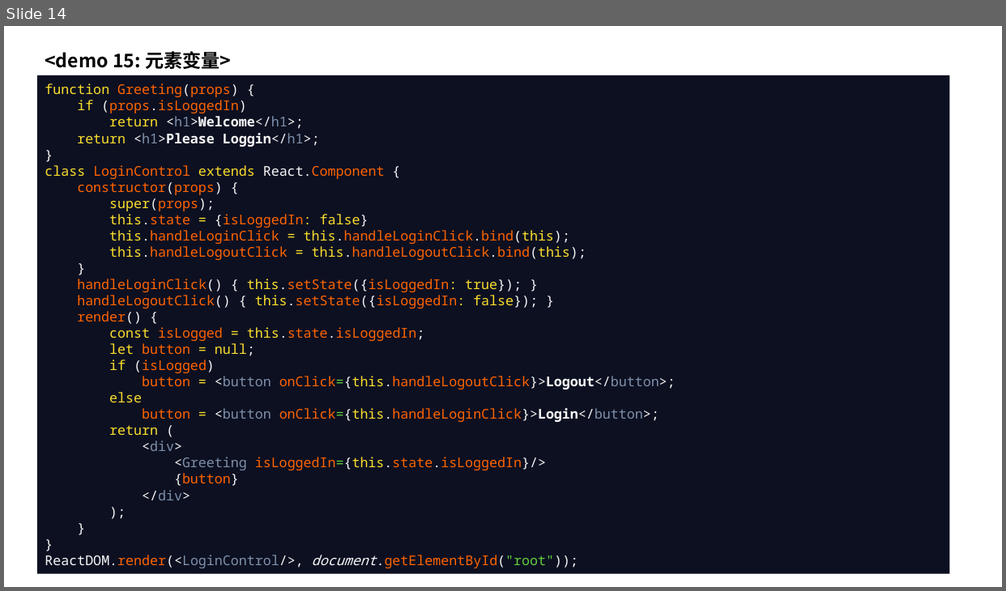
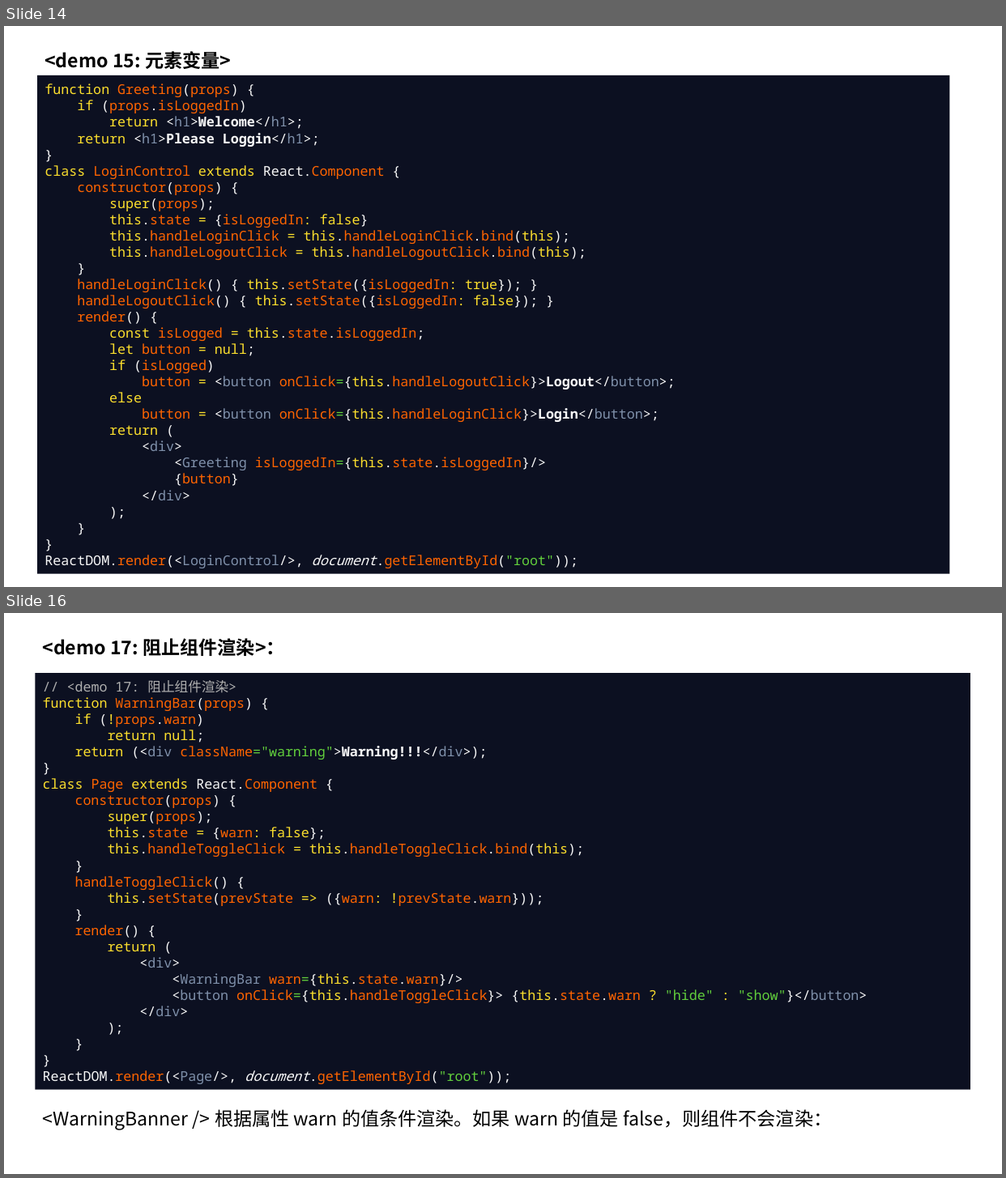
Before and after one commit to magicGemini/helloReactJS, a slide deck: ppt/ReactJS.pptx. Shown one above the other, each under a label of ours: slide 14 before the commit, slides 14 and 16 after it; the slides between them are not shown. The pictures are 1006x591 and 1006x1178 pixels, drawn with LibreOffice and Linux fonts; fonts in the diff are those of the drawing. Boxes give left, top, right and bottom in pixels: in the first picture for what was removed or moved away, otherwise in the second. Text is boxed around its words. In the diff, an @@ line names an element or a change of style, - is before the commit and + after.

```diff
--- a/ppt/ReactJS.pptx
+++ b/ppt/ReactJS.pptx
@@ slide 16 added at (x1=4, y1=613, x2=1002, y2=1174), background #FFFFFF @@
@@ text added at (x1=43, y1=638, x2=832, y2=1131), 18 pt, text #000000 @@
+<demo 17: 阻止组件渲染>：
+<WarningBanner /> 根据属性 warn 的值条件渲染。如果 warn 的值是 false，则组件不会渲染：
@@ rectangle added at (x1=36, y1=673, x2=971, y2=1090), fill #0C1021, 13 pt, text #FF6400 @@
+// <demo 17: 阻止组件渲染>
+function WarningBar(props) {
+if (!props.warn)
+return null;
+return (<div className="warning">Warning!!!</div>);
+}
+class Page extends React.Component {
+constructor(props) {
+super(props);
+this.state = {warn: false};
+this.handleToggleClick = this.handleToggleClick.bind(this);
+}
+handleToggleClick() {
+this.setState(prevState => ({warn: !prevState.warn}));
+}
+render() {
+return (
+<div>
+<WarningBar warn={this.state.warn}/>
+<button onClick={this.handleToggleClick}> {this.state.warn ? "hide" : "show"}</button>
+</div>
+);
+}
+}
+ReactDOM.render(<Page/>, document.getElementById("root"));
```
Also in this commit, not shown: 1 other slide added, 1 other file.
